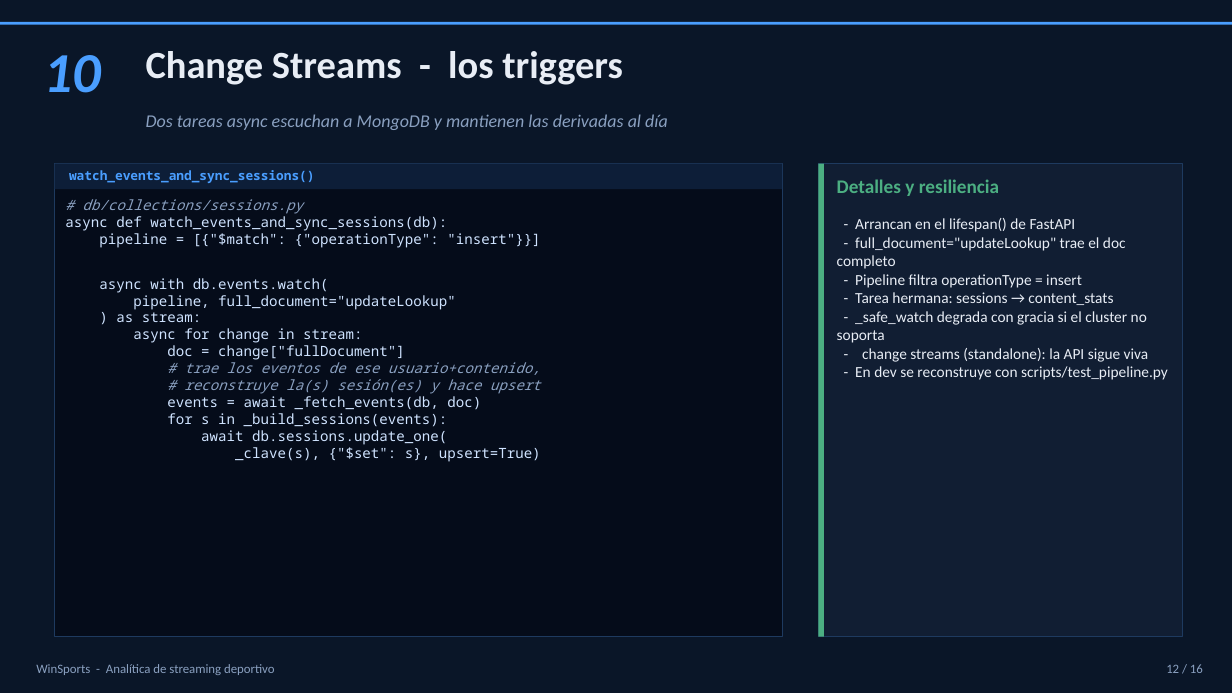
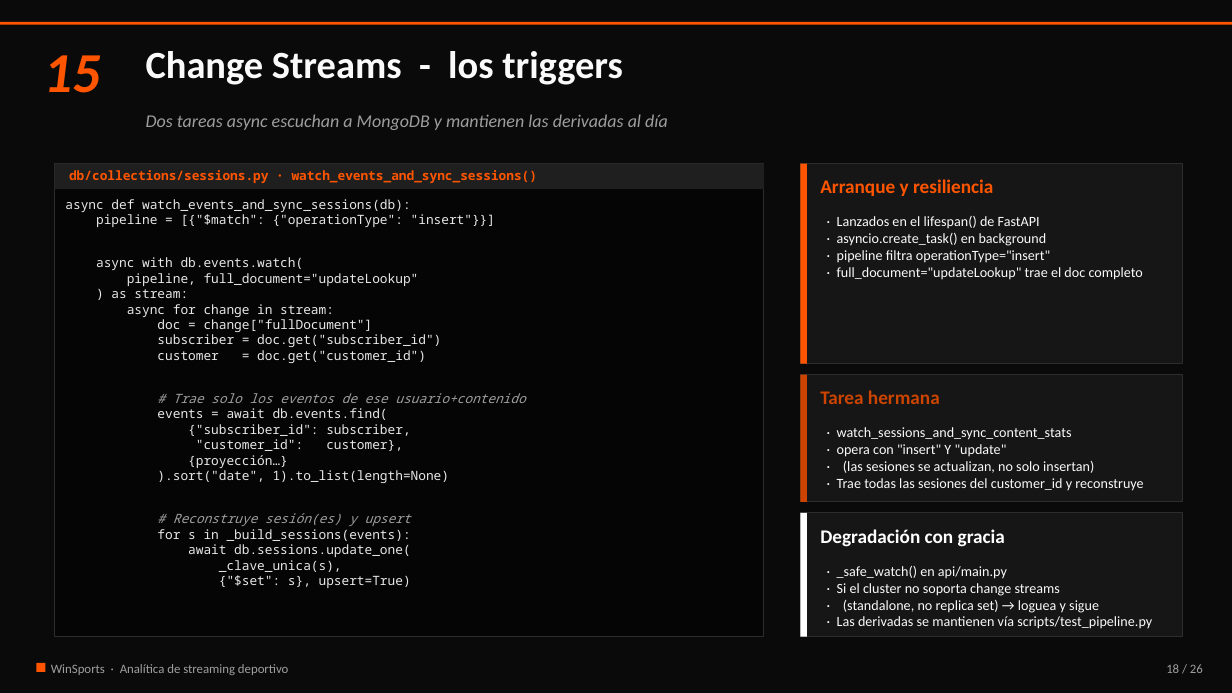
Before and after one commit to Juanjooooooooooo/WinSports, a slide deck: slide 18 of docs/WinSports_Presentacion.pptx (slide 12 before the commit). Drawn at 1232x693 pixels with LibreOffice and Linux fonts; fonts in the diff are those of the drawing. Boxes give left, top, right and bottom in pixels: in the first picture for what was removed or moved away, otherwise in the second. Text is boxed around its words. In the diff, an @@ line names an element or a change of style, - is before the commit and + after.

```diff
--- a/docs/WinSports_Presentacion.pptx
+++ b/docs/WinSports_Presentacion.pptx
@@ rectangle at box(0, 0, 1232, 693): fill #0A1628 to #0A0A0A @@
@@ rectangle at box(0, 22, 1232, 25): fill #4A9EFF to #FF5500 @@
@@ text at box(44, 55, 101, 93): text changed; text colour #4A9EFF to #FF5500 @@
-10
+15
@@ text "Change Streams - los triggers" at box(146, 51, 623, 85): text colour #E8EDF5 to #FAFAFA @@
@@ text "Dos tareas async escuchan a ..." at box(146, 114, 668, 130): text colour #8AA0C0 to #9E9E9E @@
@@ rectangle: place and size @@
-rectangle at box(55, 164, 782, 637)
+rectangle at box(55, 164, 764, 637)
@@ rectangle at box(55, 164, 764, 637): fill #050C1A to #050505; outline #1E3A5F 0.75 pt to #2D2D2D 0.75 pt @@
@@ rectangle: place and size @@
-rectangle at box(55, 164, 782, 189)
+rectangle at box(55, 164, 764, 189)
@@ rectangle at box(55, 164, 764, 189): fill #0D1E38 to #1F1F1F @@
@@ text at box(69, 170, 538, 183): text changed; text colour #4A9EFF to #FF5500 @@
-watch_events_and_sync_sessions()
+db/collections/sessions.py · watch_events_and_sync_sessions()
@@ rectangle added at box(800, 164, 1182, 364), fill #161616, outline #2D2D2D 0.75 pt @@
@@ rectangle added at box(800, 164, 807, 364), fill #FF5500 @@
@@ rectangle removed at box(819, 164, 824, 637) @@
@@ text at box(820, 179, 993, 196): text changed; text colour #4CAF82 to #FF5500 @@
-Detalles y resiliencia
+Arranque y resiliencia
@@ text at box(65, 199, 495, 557): size 11 to 10 pt, text colour #CFE3FF to #E8E8E8 in "async def watch_events_and_sync_sessions(db):", "pipeline = [{"$match": {"operationType": "insert"}}]", "async with db.events.watch(", "pipeline, full_document="updateLookup"" and 5 more places @@
@@ text at box(82, 199, 303, 214): paragraph removed @@
-# db/collections/sessions.py
@@ text removed at box(837, 218, 1168, 380) @@
-- Arrancan en el lifespan() de FastAPI
-- full_document="updateLookup" trae el doc completo
-- Pipeline filtra operationType = insert
-- Tarea hermana: sessions → content_stats
-- _safe_watch degrada con gracia si el cluster no soporta
-- change streams (standalone): la API sigue viva
-- En dev se reconstruye con scripts/test_pipeline.py
@@ text added at box(837, 216, 1143, 280), 11 pt, text #FAFAFA @@
+· Lanzados en el lifespan() de FastAPI
+· asyncio.create_task() en background
+· pipeline filtra operationType="insert"
+· full_document="updateLookup" trae el doc completo
@@ text at box(157, 334, 525, 526): text changed; size 11 to 10 pt; text colour #8AA0C0 to #E8E8E8; italic off @@
-# trae los eventos de ese usuario+contenido,
-# reconstruye la(s) sesión(es) y hace upsert
-events = await _fetch_events(db, doc)
+subscriber = doc.get("subscriber_id")
+customer = doc.get("customer_id")
+# Trae solo los eventos de ese usuario+contenido
+events = await db.events.find(
+{"subscriber_id": subscriber,
+"customer_id": customer},
+{proyección…}
+).sort("date", 1).to_list(length=None)
+# Reconstruye sesión(es) y upsert
@@ rectangle: place and size @@
-rectangle at box(819, 164, 1183, 637)
+rectangle at box(800, 375, 1182, 503)
@@ rectangle at box(800, 375, 1182, 503): fill #111E33 to #161616; outline #1E3A5F 0.75 pt to #2D2D2D 0.75 pt @@
@@ rectangle added at box(800, 375, 807, 503), fill #CC4400 @@
@@ text added at box(820, 390, 940, 404), 15 pt, text #CC4400, bold @@
+Tarea hermana
@@ text added at box(837, 427, 1143, 491), 11 pt, text #FAFAFA @@
+· watch_sessions_and_sync_content_stats
+· opera con "insert" Y "update"
+· (las sesiones se actualizan, no solo insertan)
+· Trae todas las sesiones del customer_id y reconstruye
@@ rectangle added at box(800, 513, 1182, 637), fill #161616, outline #2D2D2D 0.75 pt @@
@@ rectangle added at box(800, 513, 807, 637), fill #FFFFFF @@
@@ text added at box(820, 529, 1005, 547), 15 pt, text #FFFFFF, bold @@
+Degradación con gracia
@@ text at box(219, 560, 411, 588): text changed; size 11 to 10 pt; text colour #CFE3FF to #E8E8E8 @@
-_clave(s), {"$set": s}, upsert=True)
+_clave_unica(s),
+{"$set": s}, upsert=True)
@@ text added at box(837, 566, 1152, 629), 11 pt, text #FAFAFA @@
+· _safe_watch() en api/main.py
+· Si el cluster no soporta change streams
+· (standalone, no replica set) → loguea y sigue
+· Las derivadas se mantienen vía scripts/test_pipeline.py
@@ rectangle added at box(36, 663, 45, 672), fill #FF5500 @@
@@ text at box(51, 664, 289, 675): text changed; text colour #8AA0C0 to #9E9E9E @@
-WinSports - Analítica de streaming deportivo
+WinSports · Analítica de streaming deportivo
@@ text at box(1166, 664, 1203, 673): text changed; text colour #8AA0C0 to #9E9E9E @@
-12 / 16
+18 / 26
```
Also in this commit, not shown: 10 other slides changed, 15 slides added, 5 slides removed, 6 other files.
